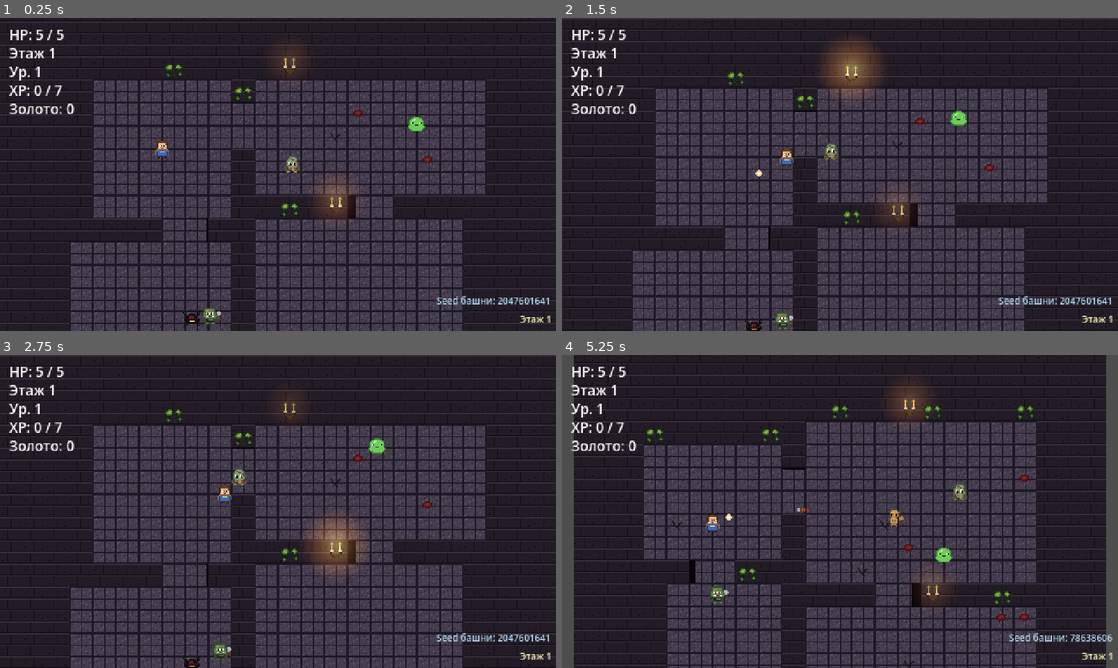
Above: before the commit, frames 1-4 (two rows, left to right).
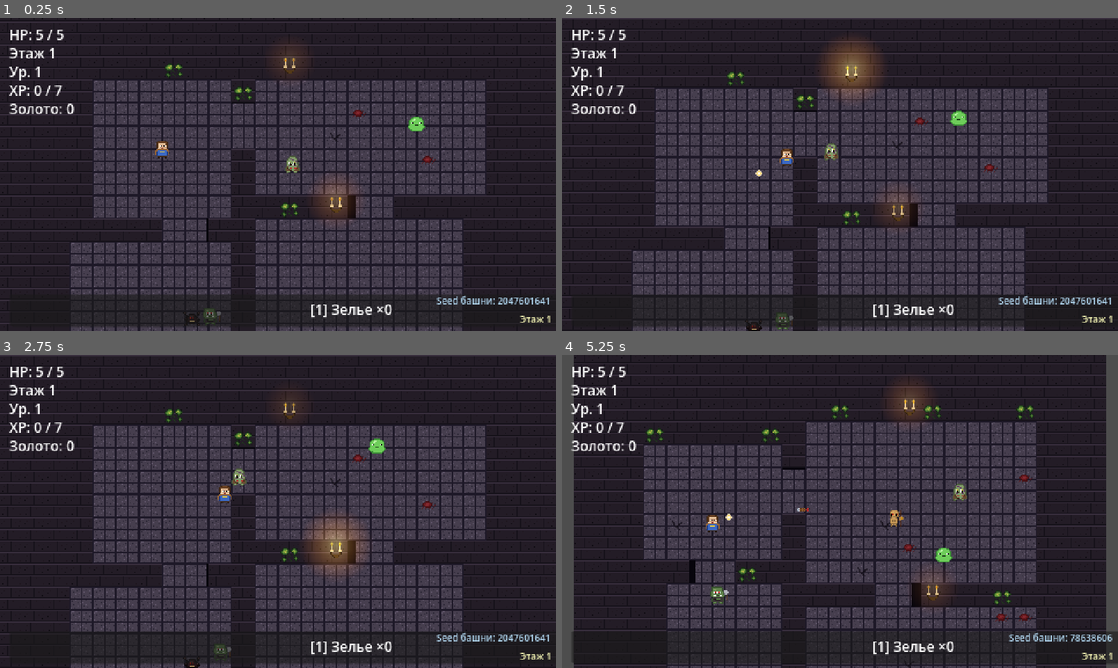
Above: after the commit, the same moments.

Repository: slartus/roguelike-game
Game: Godot game, scene res://scenes/main.tscn
Same seed, same stepped clock (60 frames per second), same inputs: the game is played once before the commit and once after it.
Inputs (mouse positions are in pixels of both pictures, inside the frame that each line leads up to):
- Up to frame 1 (0.25 s): no input
- Up to frame 2 (1.5 s): tap Enter at 0.5 s; move the mouse to (962, 158) at 0.52 s; press the mouse at (962, 158) at 0.53 s; hold D (move_right) 0.53-1.25 s; release the mouse at (962, 158) at 1.25 s; drag from (728, 190) to (812, 237) at 1.27 s
- Up to frame 3 (2.75 s): move the mouse to (333, 442) at 2.02 s; hold D (move_right) from 2.03 s (still down); tap Alt at 2.1 s
- Up to frame 4 (5.25 s): release D (move_right) at 2.75 s; drag from (812, 574) to (673, 464) at 2.77 s; move the mouse to (1006, 558) at 3.52 s; press the mouse at (1006, 558) at 3.53 s; hold A (move_left) 3.53-4.25 s; tap 1 (inventory_slot_1, bound only after the commit) at 4.15 s; release the mouse at (1006, 558) at 4.25 s; drag from (673, 464) to (734, 511) at 4.27 s; move the mouse to (867, 511) at 5.02 s; hold S (move_down) from 5.03 s (still down); tap Alt at 5.1 s; click (867, 511) at 5.17 s

The runs differ from the first frame. In frame 1, 4.5% of the frame differs, in the area x 12-84%, y 88-99%; in frame 2, 4.4%; in frame 3, 4.4%; in frame 4, 4.8%, in the area x 1-100%, y 88-99%.

Commit message:
feat(inventory): health potions in slot 1 (hotkey 1) replace instant heart heal
Раньше при подборе сердечка мгновенное лечение случалось прямо на
пикапе (и он не расходовался при полном HP — «лежал»). Игрок не
мог носить запас лечения и планировать использование.

Теперь HealthPickup — красный бутылёк (Body/Highlight/Cork
Polygon2D), при контакте всегда попадает в инвентарь
(GameState.health_potions), даже если HP уже полное. Активация
через клавишу «1» (input action inventory_slot_1, physical_keycode
49) в player.gd::_try_use_health_potion:
- HP < max → consume 1 potion + heal(1) + log;
- HP == max → no-op, зелье не тратится;
- инвентарь пуст → no-op.

Инвентарь обнуляется в GameState.reset_run() — зелья не переносятся
между забегами, save.cfg их не хранит.

HUD: новый PanelContainer InventoryPanel в нижнем-левом углу с
Label PotionSlot, подписан на GameState.health_potions_changed.

Переводы: UI_POTION_SLOT «[1] Зелье ×%d» + LOG_POTION_PICKUP
«Взято зелье лечения».

9 новых тестов: add/consume/signal-emit контракт GameState, reset,
HUD-обновление, InputMap action, hotkey lifecycle player'а
(потребление/no-op при full HP/no-op при пустом).

Co-Authored-By: Claude Opus 4.7 (1M context) <noreply@anthropic.com>

Diff:
--- a/autoloads/event_log.gd
+++ b/autoloads/event_log.gd
@@ -34,6 +34,9 @@
 func log_heal(amount: int) -> void:
 	entry_added.emit(tr("LOG_HEAL") % amount, HEAL_TINT)
 
+func log_potion_pickup() -> void:
+	entry_added.emit(tr("LOG_POTION_PICKUP"), HEAL_TINT)
+
 func log_weapon_pickup(weapon_key: String) -> void:
 	var name := tr(weapon_key)
 	entry_added.emit(tr("LOG_WEAPON_PICKUP") % name, WEAPON_TINT)
--- a/autoloads/game_state.gd
+++ b/autoloads/game_state.gd
@@ -9,6 +9,9 @@
 signal xp_changed(current: int, max_for_level: int)
 signal leveled_up(new_level: int, new_max_health: int)
 signal gold_changed(total: int)
+# Число зелий здоровья в инвентаре игрока (слот 1). Меняется при
+# подборе HealthPickup и при активации через клавишу "1".
+signal health_potions_changed(count: int)
 
 var current_floor_number: int = 1
 var player_max_health: int = DEFAULT_MAX_HEALTH
@@ -23,6 +26,10 @@
 var tower_seed: int = 0
 
 var total_gold: int = 0
+
+# Инвентарь: пока один слот — зелья здоровья. Не сохраняется в save.cfg
+# (потерянные с прошлого забега бутыльки не должны переноситься на новый).
+var health_potions: int = 0
 
 func _ready() -> void:
 	tower_seed = _pick_random_tower_seed()
@@ -49,6 +56,22 @@
 	player_level = 1
 	player_xp = 0
 	tower_seed = _pick_random_tower_seed()
+	health_potions = 0
+	health_potions_changed.emit(health_potions)
+
+func add_health_potion() -> void:
+	health_potions += 1
+	health_potions_changed.emit(health_potions)
+
+# Пытается списать одно зелье. Возвращает true, если зелье было в
+# инвентаре и списание прошло. Проверку «здоровье уже полное»
+# делает вызывающая сторона (Player), чтобы не тратить зелье впустую.
+func consume_health_potion() -> bool:
+	if health_potions <= 0:
+		return false
+	health_potions -= 1
+	health_potions_changed.emit(health_potions)
+	return true
 
 func award_xp(amount: int) -> void:
 	if amount <= 0:
--- a/project.godot
+++ b/project.godot
@@ -73,6 +73,11 @@
 "events": [Object(InputEventMouseButton,"resource_local_to_scene":false,"resource_name":"","device":-1,"window_id":0,"a …(253 unchanged characters)…
 ]
 }
+inventory_slot_1={
+"deadzone": 0.5,
+"events": [Object(InputEventKey,"resource_local_to_scene":false,"resource_name":"","device":-1,"window_id":0,"alt_pressed":false,"shift_pressed":false,"ctrl_pressed":false,"meta_pressed":false,"pressed":false,"keycode":0,"physical_keycode":49,"key_label":0,"unicode":0,"location":0,"echo":false,"script":null)
+]
+}
 
 [internationalization]
 
--- a/resources/translations/strings.csv
+++ b/resources/translations/strings.csv
@@ -4,10 +4,12 @@
 UI_LEVEL,"LVL %d","Ур. %d"
 UI_XP,"XP: %d / %d","XP: %d / %d"
 UI_GOLD,"Gold: %d","Золото: %d"
+UI_POTION_SLOT,"[1] Potion x%d","[1] Зелье ×%d"
 LOG_KILL_WITH_GOLD,"Killed %s (+%d XP, +%d gold)","Убит %s (+%d XP, +%d золото)"
 LOG_KILL_XP_ONLY,"Killed %s (+%d XP)","Убит %s (+%d XP)"
 LOG_KILL_PLAIN,"Killed %s","Убит %s"
 LOG_HEAL,"+%d HP","+%d HP"
+LOG_POTION_PICKUP,"Picked up health potion","Взято зелье лечения"
 LOG_WEAPON_PICKUP,"Picked up weapon: %s","Взято оружие: %s"
 LOG_CHEST_OPEN,"Chest opened","Открыт сундук"
 LOG_FLOOR,"Floor %d","Этаж %d"
--- a/scenes/pickups/health_pickup.gd
+++ b/scenes/pickups/health_pickup.gd
@@ -1,15 +1,16 @@
 extends Area2D
 
-@export var heal_amount: int = 1
+# Зелье лечения. Раньше срабатывало мгновенным лечением при контакте
+# (и не тратилось при полном HP). Теперь всегда подбирается в
+# инвентарь (`GameState.health_potions`) — активация через клавишу
+# «1» в слоте инвентаря (см. player.gd::_unhandled_input).
 
 func _ready() -> void:
 	body_entered.connect(_on_body_entered)
 
 func _on_body_entered(body: Node) -> void:
-	if not body.is_in_group("player") or not body.has_method("heal"):
+	if not body.is_in_group("player"):
 		return
-	if body.health >= body.max_health:
-		return
-	body.heal(heal_amount)
-	EventLog.log_heal(heal_amount)
+	GameState.add_health_potion()
+	EventLog.log_potion_pickup()
 	queue_free()
--- a/scenes/pickups/health_pickup.tscn
+++ b/scenes/pickups/health_pickup.tscn
@@ -1,16 +1,28 @@
-[gd_scene load_steps=3 format=3]
+[gd_scene load_steps=4 format=3]
 
 [ext_resource type="Script" path="res://scenes/pickups/health_pickup.gd" id="1_pickup"]
 
 [sub_resource type="CircleShape2D" id="CircleShape2D_pickup"]
 radius = 5.0
 
+[sub_resource type="Gradient" id="Gradient_shine"]
+offsets = PackedFloat32Array(0, 1)
+colors = PackedColorArray(1, 1, 1, 0.35, 1, 1, 1, 0)
+
 [node name="HealthPickup" type="Area2D"]
 script = ExtResource("1_pickup")
 
-[node name="Visual" type="Polygon2D" parent="."]
-polygon = PackedVector2Array(-5, -3, -2, -5, 0, -3, 2, -5, 5, -3, 4, 1, 0, 5, -4, 1)
+[node name="Body" type="Polygon2D" parent="."]
+polygon = PackedVector2Array(-1, -6, 1, -6, 2, -4, 3, -2, 3, 5, -3, 5, -3, -2, -2, -4)
 color = Color(0.9, 0.25, 0.35, 1)
+
+[node name="Highlight" type="Polygon2D" parent="."]
+polygon = PackedVector2Array(-2, -1, -1, -1, -1, 3, -2, 3)
+color = Color(1, 0.75, 0.75, 0.9)
+
+[node name="Cork" type="Polygon2D" parent="."]
+polygon = PackedVector2Array(-1, -7, 1, -7, 1, -5, -1, -5)
+color = Color(0.55, 0.4, 0.2, 1)
 
 [node name="CollisionShape2D" type="CollisionShape2D" parent="."]
 shape = SubResource("CircleShape2D_pickup")
--- a/scenes/player/player.gd
+++ b/scenes/player/player.gd
@@ -79,6 +79,20 @@
 	GameState.player_health = health
 	health_changed.emit(health, max_health)
 
+func _unhandled_input(event: InputEvent) -> void:
+	if event.is_action_pressed("inventory_slot_1"):
+		_try_use_health_potion()
+
+func _try_use_health_potion() -> void:
+	# Зелье не тратится, если HP уже максимальный — иначе игрок случайно
+	# сжигает запас у полного здоровья. Пустой инвентарь тоже тихо no-op.
+	if health >= max_health:
+		return
+	if not GameState.consume_health_potion():
+		return
+	heal(1)
+	EventLog.log_heal(1)
+
 func _die() -> void:
 	GameState.reset_run()
 	# reload_current_scene из physics callback (Bullet.body_entered или
--- a/scenes/ui/hud.gd
+++ b/scenes/ui/hud.gd
@@ -10,10 +10,16 @@
 @onready var _level_label: Label = $LevelLabel
 @onready var _xp_label: Label = $XpLabel
 @onready var _gold_label: Label = $GoldLabel
+@onready var _potion_slot_label: Label = $InventoryPanel/PotionSlot
 @onready var _log_box: VBoxContainer = $CombatLog
 
 func _ready() -> void:
 	EventLog.entry_added.connect(_on_log_entry)
+	GameState.health_potions_changed.connect(set_potion_count)
+	set_potion_count(GameState.health_potions)
+
+func set_potion_count(count: int) -> void:
+	_potion_slot_label.text = tr("UI_POTION_SLOT") % count
 
 func set_health(current: int, maximum: int) -> void:
 	_health_label.text = tr("UI_HEALTH") % [current, maximum]
--- a/scenes/ui/hud.tscn
+++ b/scenes/ui/hud.tscn
@@ -45,6 +45,23 @@
 theme_override_font_sizes/font_size = 12
 text = "Gold: 0"
 
+[node name="InventoryPanel" type="PanelContainer" parent="."]
+anchors_preset = 12
+anchor_top = 1.0
+anchor_right = 1.0
+anchor_bottom = 1.0
+offset_left = 8.0
+offset_top = -32.0
+offset_right = 120.0
+offset_bottom = -4.0
+grow_vertical = 0
+
+[node name="PotionSlot" type="Label" parent="InventoryPanel"]
+theme_override_font_sizes/font_size = 12
+text = "[1] Зелье ×0"
+horizontal_alignment = 1
+vertical_alignment = 1
+
 [node name="CombatLog" type="VBoxContainer" parent="."]
 anchors_preset = 3
 anchor_left = 1.0
--- a/test/unit/test_health_pickup.gd
+++ b/test/unit/test_health_pickup.gd
@@ -1,7 +1,8 @@
 extends GutTest
 
-# HealthPickup не должен тратиться, если игрок уже с полным HP.
-# Иначе пикапы «сгорают» на подходе через комнату где HP не нужно.
+# HealthPickup всегда подбирается в инвентарь (`GameState.health_potions`),
+# независимо от текущего HP игрока. Активация — через клавишу «1»
+# в player.gd::_try_use_health_potion (там проверка «HP < max»).
 
 const HealthPickupScene = preload("res://scenes/pickups/health_pickup.tscn")
 
@@ -9,13 +10,9 @@
 	extends CharacterBody2D
 	var health: int
 	var max_health: int
-	var heal_calls: int = 0
 	func _init(cur: int, maxi: int) -> void:
 		health = cur
 		max_health = maxi
-	func heal(amount: int) -> void:
-		heal_calls += 1
-		health = min(max_health, health + amount)
 
 func _make_player(cur: int, maxi: int) -> FakePlayer:
 	var p := FakePlayer.new(cur, maxi)
@@ -23,33 +20,38 @@
 	add_child_autofree(p)
 	return p
 
-func test_pickup_heals_when_hp_below_max() -> void:
+func before_each() -> void:
+	GameState.health_potions = 0
+
+func test_pickup_adds_potion_to_inventory_when_hp_below_max() -> void:
 	var pickup = HealthPickupScene.instantiate()
 	add_child_autofree(pickup)
 	var player = _make_player(2, 5)
 	pickup._on_body_entered(player)
-	assert_eq(player.heal_calls, 1, "heal должен вызваться при неполном HP")
-	assert_eq(player.health, 3, "HP должен подняться на heal_amount")
+	assert_eq(GameState.health_potions, 1,
+		"зелье должно попасть в инвентарь при подборе")
+	assert_eq(player.health, 2,
+		"HP не меняется мгновенно — зелье лежит в инвентаре")
 	assert_true(pickup.is_queued_for_deletion(),
-		"пикап должен быть удалён после использования")
+		"пикап должен быть удалён после подбора")
 
-func test_pickup_skipped_when_hp_full() -> void:
+func test_pickup_adds_potion_even_when_hp_full() -> void:
+	# Новое поведение (было: пропускать при full HP). Теперь зелье
+	# идёт в инвентарь всегда — игрок сам решит когда активировать.
 	var pickup = HealthPickupScene.instantiate()
 	add_child_autofree(pickup)
 	var player = _make_player(5, 5)
 	pickup._on_body_entered(player)
-	assert_eq(player.heal_calls, 0,
-		"heal не должен вызываться если HP == max_health")
-	assert_eq(player.health, 5, "HP не должен изменяться")
-	assert_false(pickup.is_queued_for_deletion(),
-		"пикап должен остаться лежать для использования позже")
+	assert_eq(GameState.health_potions, 1,
+		"зелье идёт в инвентарь даже при полном HP")
+	assert_true(pickup.is_queued_for_deletion(),
+		"пикап всё равно удаляется — он подобран, но лежит в инвентаре")
 
-func test_pickup_skipped_when_hp_above_max() -> void:
-	# Edge case: если health > max_health (например баг level-up race) —
-	# всё равно не тратим пикап.
+func test_pickup_ignores_non_player_bodies() -> void:
 	var pickup = HealthPickupScene.instantiate()
 	add_child_autofree(pickup)
-	var player = _make_player(7, 5)
-	pickup._on_body_entered(player)
-	assert_eq(player.heal_calls, 0)
+	var not_player := CharacterBody2D.new()
+	add_child_autofree(not_player)
+	pickup._on_body_entered(not_player)
+	assert_eq(GameState.health_potions, 0)
 	assert_false(pickup.is_queued_for_deletion())
--- /dev/null
+++ b/test/unit/test_potion_inventory.gd
@@ -0,0 +1,97 @@
+extends GutTest
+
+# Контракт слота инвентаря «1: зелье лечения».
+# - GameState.add_health_potion / consume_health_potion меняют счётчик
+#   и эмитят health_potions_changed;
+# - reset_run() обнуляет слот (не переносится между забегами);
+# - HUD слот-лейбл обновляется через сигнал;
+# - клавиша "1" в Player: если HP < max и есть зелье — heal(1),
+#   иначе no-op без списания.
+
+const HudScene = preload("res://scenes/ui/hud.tscn")
+const PlayerScene = preload("res://scenes/player/player.tscn")
+
+func before_each() -> void:
+	GameState.health_potions = 0
+	GameState.player_health = GameState.DEFAULT_MAX_HEALTH
+	GameState.player_max_health = GameState.DEFAULT_MAX_HEALTH
+
+func test_add_potion_increments_and_emits_signal() -> void:
+	var received: Array = []
+	GameState.health_potions_changed.connect(func(n): received.append(n))
+	GameState.add_health_potion()
+	GameState.add_health_potion()
+	assert_eq(GameState.health_potions, 2)
+	assert_eq(received, [1, 2],
+		"signal должен приходить с новым значением на каждый add")
+
+func test_consume_returns_false_and_no_emit_when_empty() -> void:
+	var received: Array = []
+	GameState.health_potions_changed.connect(func(n): received.append(n))
+	var ok := GameState.consume_health_potion()
+	assert_false(ok, "consume вернёт false когда инвентарь пуст")
+	assert_eq(GameState.health_potions, 0)
+	assert_eq(received.size(), 0, "signal не эмиттится на пустое списание")
+
+func test_consume_returns_true_and_decrements_when_available() -> void:
+	GameState.add_health_potion()
+	GameState.add_health_potion()
+	var ok := GameState.consume_health_potion()
+	assert_true(ok)
+	assert_eq(GameState.health_potions, 1)
+
+func test_reset_run_clears_potions() -> void:
+	GameState.add_health_potion()
+	GameState.add_health_potion()
+	GameState.reset_run()
+	assert_eq(GameState.health_potions, 0,
+		"после смерти зелья сгорают вместе с прогрессом")
+
+func test_hud_updates_potion_slot_on_signal() -> void:
+	var hud = HudScene.instantiate()
+	add_child_autofree(hud)
+	await get_tree().process_frame
+	var slot: Label = hud.get_node("InventoryPanel/PotionSlot")
+	GameState.add_health_potion()
+	GameState.add_health_potion()
+	GameState.add_health_potion()
+	# Signal → set_potion_count → label.text
+	assert_true(slot.text.ends_with("3"),
+		"HUD-слот должен показывать текущее число: text='%s'" % slot.text)
+
+func test_input_action_inventory_slot_1_is_defined() -> void:
+	assert_true(InputMap.has_action("inventory_slot_1"),
+		"должен быть action 'inventory_slot_1' в project.godot")
+	var events := InputMap.action_get_events("inventory_slot_1")
+	assert_gt(events.size(), 0, "у action должны быть привязки")
+
+func test_player_hotkey_consumes_and_heals_when_hp_below_max() -> void:
+	GameState.player_health = 2
+	GameState.add_health_potion()
+	var player = PlayerScene.instantiate()
+	add_child_autofree(player)
+	await get_tree().process_frame
+	player._try_use_health_potion()
+	assert_eq(GameState.health_potions, 0, "зелье списалось")
+	assert_eq(player.health, 3, "HP поднялось на 1")
+
+func test_player_hotkey_no_op_when_hp_full() -> void:
+	GameState.player_health = GameState.DEFAULT_MAX_HEALTH
+	GameState.add_health_potion()
+	var player = PlayerScene.instantiate()
+	add_child_autofree(player)
+	await get_tree().process_frame
+	player._try_use_health_potion()
+	assert_eq(GameState.health_potions, 1,
+		"зелье не тратится, если HP уже максимальное")
+	assert_eq(player.health, GameState.DEFAULT_MAX_HEALTH)
+
+func test_player_hotkey_no_op_when_empty_inventory() -> void:
+	GameState.player_health = 2
+	var player = PlayerScene.instantiate()
+	add_child_autofree(player)
+	await get_tree().process_frame
+	player._try_use_health_potion()
+	assert_eq(GameState.health_potions, 0)
+	assert_eq(player.health, 2,
+		"пустой слот — HP не меняется, лечения не происходит")
Binary file changed: resources/translations/strings.en.translation
Binary file changed: resources/translations/strings.ru.translation
Not shown, changed: docs/gamedesign/pickups.md
Not shown, changed: docs/gamedesign/ui.md
